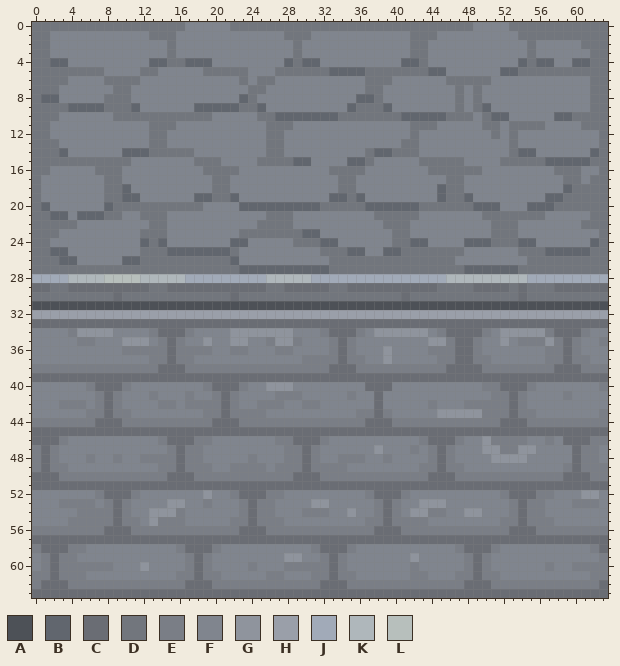
File history of a pixel-art sprite, Assets/Sprites/Environment/wall_horizontal.png. Above, as it was before the edit.
The file is 64x64 pixels. Colours within 5 levels of each other are drawn and written as one.
Palette (. is transparent): A #4d5157  B #61666e  C #6a6d74  D #72767d  E #7a7e86  F #80858e  G #8f949d  H #9a9fa9  J #a1aab8  K #afb7bb  L #b7bfbc
After the commit:
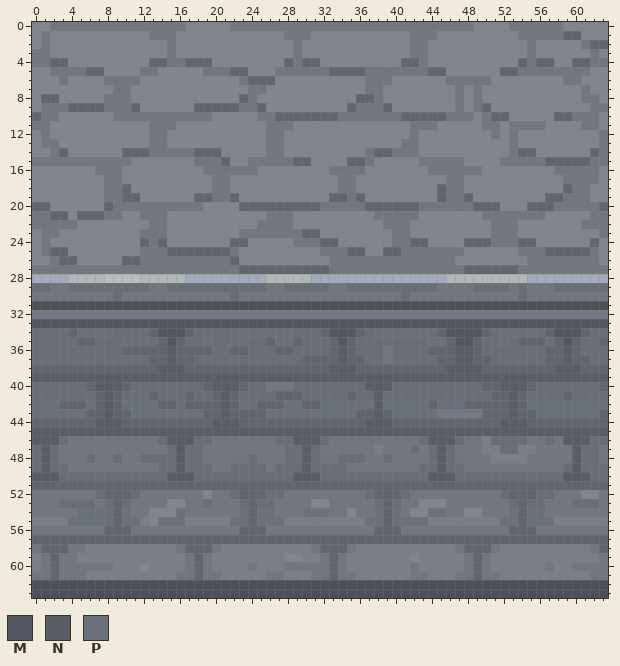
Colours new in this view: M #525761  N #585d66  P #6b717a
The exact change:
colour H: #9a9fa9 -> #727985
Changed rows in their new state; - is a pixel that keeps its letter.
first column x 0:
 0 FF---------------------------------------------------------FFFFF
 1 F----------------------------------------------------------BBFFF
 2 F-------------------------------------------------------------BB
 3 ---------------------------------------------------------------F
 5 FF----BB--------------BB--------------------------------------FF
 6 FFF---------------------BBB--------------------------------DD-FF
 7 FFF----------------------------------------------------------DFF
 8 F------------------------------------------------------------D-F
 9 F---------------------------------------------------------------
10 B--------------------------------------------------------------F
11 ---------------------------------------------------------------F
12 F---------------------------------------------------------------
13 F---------------------------------------------------------------
14 FF----------------BBB-------------------------------------------
15 ---------------------B--D---------------------------------------
16 FF---------------------DD------------------------------------DDF
17 F------------------------------------------------------------D-F
18 F-------------------------------------------------------------FF
19 F-------------------------------------------------------------FF
20 B--------------------------------------------------------------B
23 F---------------------------------------------------------------
24 F--------------------------------------------------------------F
25 F--------------------------------------------------------------F
26 FF-------------------------------------------------------------F
first column x 0:
33 MMMMMMMMMMMMMMMMMMMMMMMMMMMMMMMMMMMMMMMMMMMMMMMMMMMMMMMMMMMMMMMM
34 CCCCBPPPPCCCCBMMMBCCCCPPPPPPPCCCBMMMBCPPPPPPCBMMMMBCPPPPPBMMMBCC
35 CCCCCBBCCCPPPCBMBCCPCCPPCCBPPBCCCBMBCCCCCCCCPPBMMBCCPCBBBPBMBCCB
36 CCCCCCCCCCBBBBBNBBBBCCBBCCCBBCCCCBNBCCCDCCCCBBBNNBCCCCCCCBBNBCCC
37 CCCCCCCCCCCCCBBNBBCCCCCCCCCCCCBBBBNBBCCDCCCCCBBNNBBCCCCCCBBNBBCC
38 BBBBBBBBBBBBBBNNNBBBBBBBBBBBBBBBBNNNBBBBBBBBBBNNNNBBBBBBBBNNNBBB
39 NNNNNNNNNNNNNNNNNNNNNNNNNNNNNNNNNNNNNNNNNNNNNNNNNNNNNNNNNNNNNNNN
40 CCCCCCBNNNBCCCCCCCCBNNNBCCDDDCCCCCCCCNNNCCCCCCCCCCBBNNNBCCCCCCCB
41 CCCCCCCBNBCCCBCCCBCCBNBCCCCBBBCCCCCBCCNCCCCCCCCCCCCBBNBCCCCBCCCC
42 PPPBBBPBNBPPPPBBPBBBBNBPPBBBPPBBPPPPPPNPPPPPBPPPBBBBBNBPPPPPPPPP
43 PPPPPPBBNBBPPPPPPPPBBNBBBBPPPPPPPPPPBBNBPPPPPHHHHHBBBNBBPPPPPPPB
44 BBBBBBBNNNBBBBBBBBBBNNNBBBBBBBBBBBBBBNNNBBBBBBBBBBBBNNNBBBBBBBBB
45 NNNNNNNNNNNNNNNNNNNNNNNNNNNNNNNNNNNNNNNNNNNNNNNNNNNNNNNNNNNNNNNN
46 NNNCDDDDDDDDDDCNNNCCDDDDDDDCCNNNCDDDDDDDDDDCNNNCDDECCCCDDCDNNNCC
47 CNCDDDDDDDDDDDDCNCCDDDDDDDDDCCNCDDDDDDEDDDCDCNCDDDEECCEEDDDDNCCD
48 CNCDDDCDDCDDCCCCNCCDDDDDCDDDCCNCDDCCCDDCDDDDCNCDDDDEEEEDDDDDNCCD
49 CNCCDDDDDDDDDDCCNCCCDDCCCCDCCCNCCCCDDDDDDDDCCNCCDDDDDDDDDDDCNCCC
50 NNNCCCCCCCCCCCCNNNCCCCCCCCCCCNNNCCCCCCCCCCCCNNNCCCCCCCCCCCCNNNCC
51 BBBBBBBBBBBBBBBBBBBBBBBBBBBBBBBBBBBBBBBBBBBBBBBBBBBBBBBBBBBBBBBB
52 DDDDDDDCBBBCDDDDDDDFDDCBBBCCDDDDDDDDDCBBBCDDDDDDDDDDCBBBCCDDDFFD
53 DDDCCCCDCBCDDDDFFDDCDDDCBCCDDDDFFDDDDDCBCDDFFFDDDDDDDCBCCDDDCCCD
54 DDDDDPPPPBPDDFFFPDDDDDDPBPPDDDPPPDDFDDPBPDFFPPDDFFDDDPBPPDDDDDDD
55 EEEEPPPPPBPPEFPPPEEEEEPPBPPPEEEEEEEEEPPBPPPPEEEEEEEEPPBPPPEEEEEE
56 DDDDDDDDBBBDDDDDDDDDDDDBBBDDDDDDDDDDDDBBBDDDDDDDDDDDDBBBDDDDDDDD
57 BBBBBBBBBBBBBBBBBBBBBBBBBBBBBBBBBBBBBBBBBBBBBBBBBBBBBBBBBBBBBBBB
58 DBBBDDEEEEEEEEEEDBBBDEEEEEEEEEEDBBBDEEEEEEEEEEEDBBBDEEEEEEEEEEDB
59 EDBDDEEEEEEEEEEEEDBDEEEEEEEEFFEEDBDEEEEEEEFEEEEEDBDEEEEEEEEEEEED
60 EDBDDDDDDEEEFEEEEDBDEEEEDEEEDDDDDBDEEEEEEEDEEEEEDBDEEEEEEDEEDDDD
61 DDBDDDEEEEEEEEEEDDBDDEEEEEDDEEEDDBDDEEEEEEDDEEEDDBDDEEEEEEEEEEDD
62 AAAAAAAAAAAAAAAAAAAAAAAAAAAAAAAAAAAAAAAAAAAAAAAAAAAAAAAAAAAAAAAA
63 AAAAAAAAAAAAAAAAAAAAAAAAAAAAAAAAAAAAAAAAAAAAAAAAAAAAAAAAAAAAAAAA
Pixel boxes of the changes (left, top, right, bottom) in both pictures:
changed: (32, 22, 59, 265)
changed: (563, 22, 608, 130)
changed: (86, 67, 104, 76)
changed: (230, 67, 275, 85)
changed: (194, 148, 257, 175)
changed: (581, 166, 608, 211)
changed: (599, 238, 608, 265)
changed: (32, 310, 608, 598)
